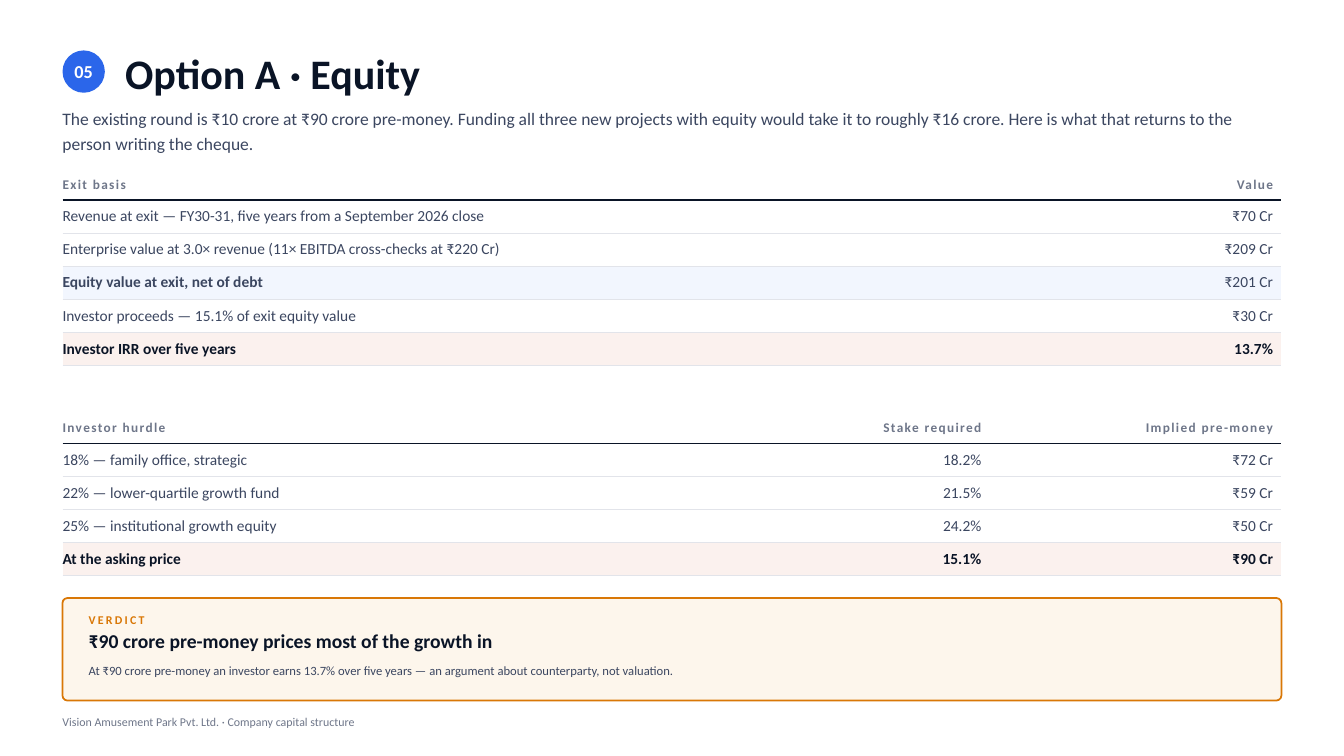
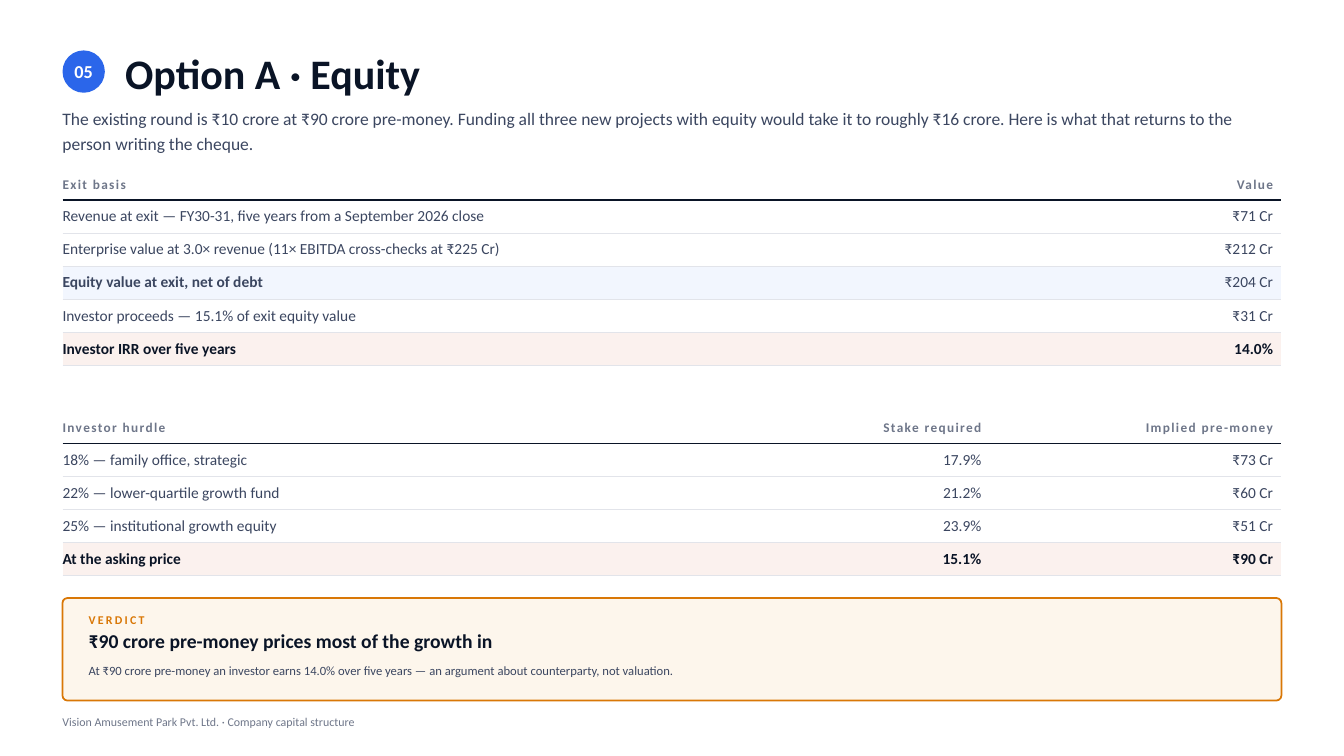
Before and after one commit to eodcfo/vappl-deck, a slide deck: slide 6 of pptx/EOD-Company-Capital-Structure.pptx. Drawn at 1344x756 pixels with LibreOffice and Linux fonts; fonts in the diff are those of the drawing. Boxes give left, top, right and bottom in pixels: in the first picture for what was removed or moved away, otherwise in the second. Text is boxed around its words. In the diff, an @@ line names an element or a change of style, - is before the commit and + after.

```diff
--- a/pptx/EOD-Company-Capital-Structure.pptx
+++ b/pptx/EOD-Company-Capital-Structure.pptx
@@ table at bbox=[63, 170, 1281, 361] @@
-row 2, column 2: ₹70 Cr
+row 2, column 2: ₹71 Cr
-row 3, column 1: Enterprise value at 3.0× revenue (11× EBITDA cross-checks at ₹220 Cr)
+row 3, column 1: Enterprise value at 3.0× revenue (11× EBITDA cross-checks at ₹225 Cr)
-row 3, column 2: ₹209 Cr
+row 3, column 2: ₹212 Cr
-row 4, column 2: ₹201 Cr
+row 4, column 2: ₹204 Cr
-row 5, column 2: ₹30 Cr
+row 5, column 2: ₹31 Cr
-row 6, column 2: 13.7%
+row 6, column 2: 14.0%
@@ table at bbox=[63, 411, 1281, 571] @@
-row 2, column 2: 18.2%
+row 2, column 2: 17.9%
-row 2, column 3: ₹72 Cr
+row 2, column 3: ₹73 Cr
-row 3, column 2: 21.5%
+row 3, column 2: 21.2%
-row 3, column 3: ₹59 Cr
+row 3, column 3: ₹60 Cr
-row 4, column 2: 24.2%
+row 4, column 2: 23.9%
-row 4, column 3: ₹50 Cr
+row 4, column 3: ₹51 Cr
@@ text at bbox=[89, 666, 673, 677]: text changed @@
-At ₹90 crore pre-money an investor earns 13.7% over five years — an argument about counterparty, not valuation.
+At ₹90 crore pre-money an investor earns 14.0% over five years — an argument about counterparty, not valuation.
```
Also in this commit, not shown: 5 other slides changed, 13 other files.
